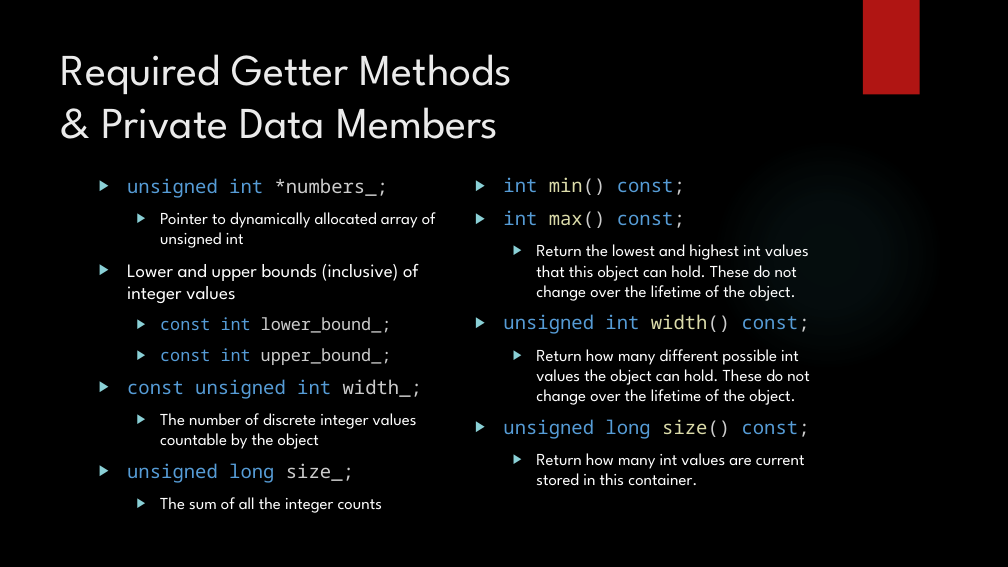
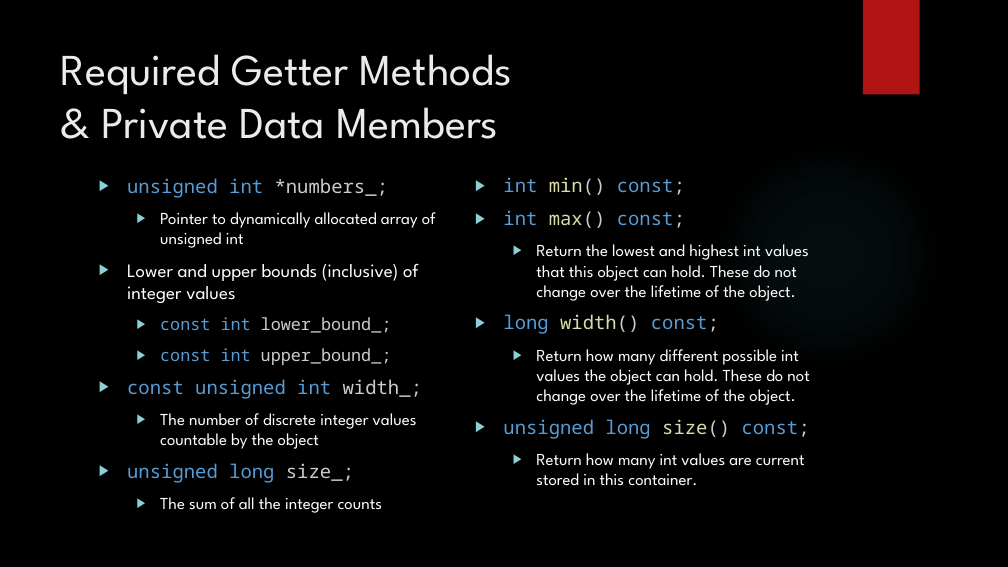
Before and after one commit to dgaron/cs253, a slide deck: slide 3 of Presentation/HW7_presentation.pptx. Drawn at 1008x567 pixels with LibreOffice and Linux fonts; fonts in the diff are those of the drawing; background and template pictures are left out. Boxes give left, top, right and bottom in pixels: in the first picture for what was removed or moved away, otherwise in the second. Text is boxed around its words. In the diff, an @@ line names an element or a change of style, - is before the commit and + after.

```diff
--- a/Presentation/HW7_presentation.pptx
+++ b/Presentation/HW7_presentation.pptx
@@ text at (503, 314, 719, 334): text changed @@
-▶ unsigned int width() const;
+▶ long width() const;
```
Also in this commit, not shown: 1 slide added, 3 other files.
